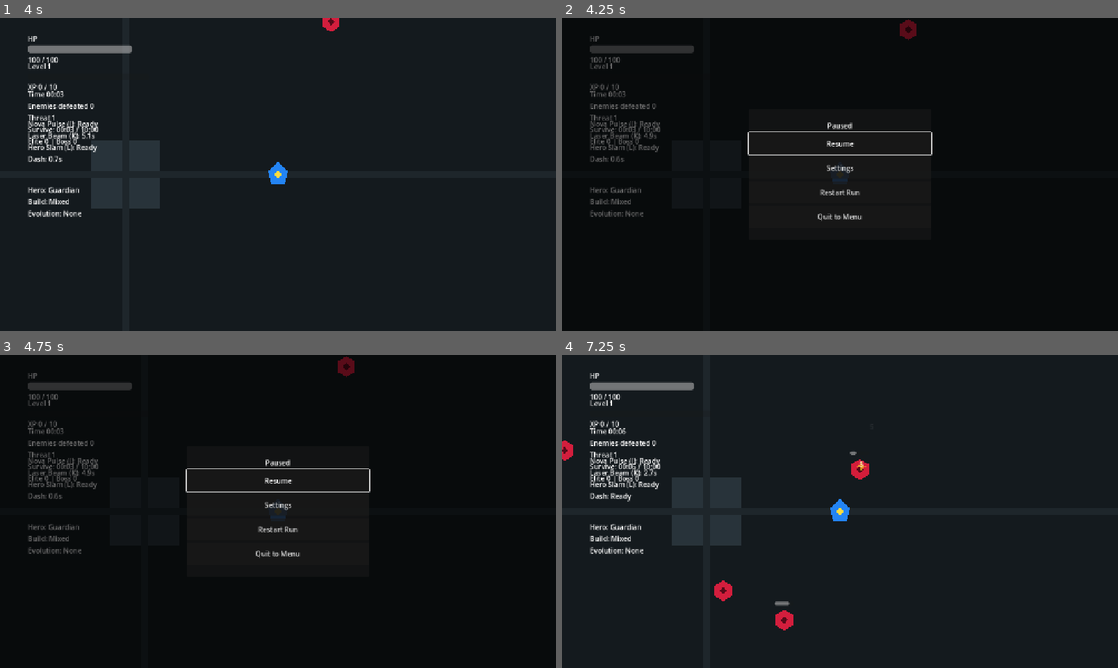
Above: before the commit, frames 1-4 (two rows, left to right).
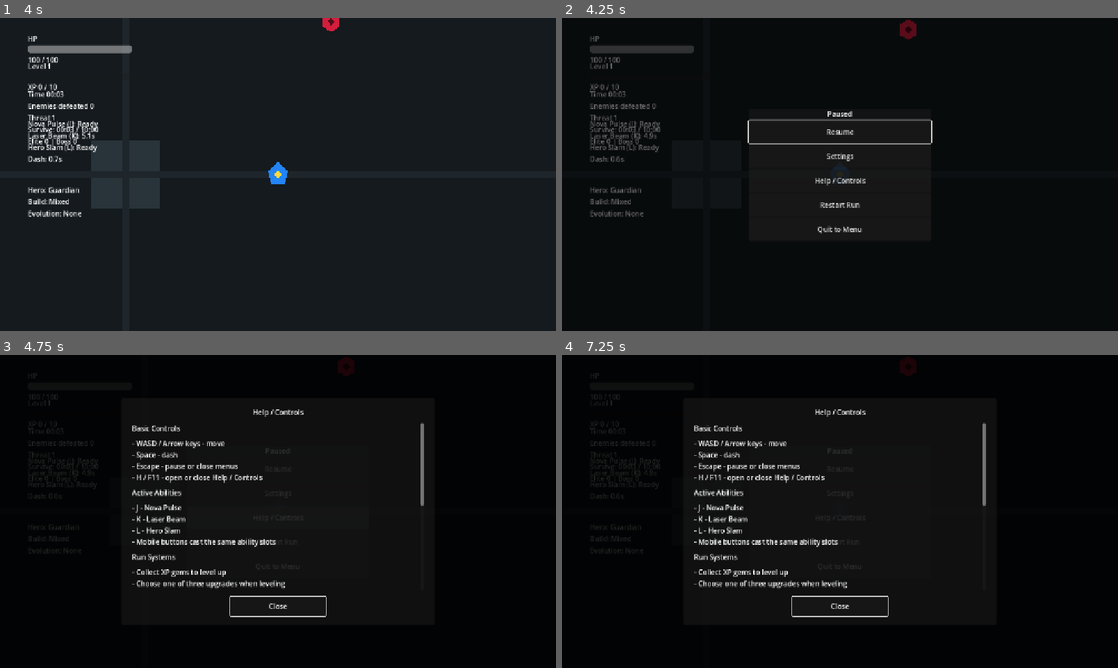
Above: after the commit, the same moments.

Repository: StanisRyz/SuperHeroes
Game: Godot game, scene res://scenes/game/Arena.tscn
Same seed, same stepped clock (60 frames per second), same inputs: the game is played once before the commit and once after it. This scene is started directly instead of the project's main scene.
Inputs (mouse positions are in pixels of both pictures, inside the frame that each line leads up to):
- Up to frame 1 (4 s): tap Enter at 0.5, 3.5 s; move the mouse to (400, 158) at 0.52 s; hold D (move_right) 0.53-1.25 s; hold Space (dash) 0.53-1.25 s; click (400, 158) at 0.67 s; drag from (166, 190) to (278, 174) at 1.27 s; tap Space (dash) at 2, 2.3 s; move the mouse to (333, 105) at 2.02 s; hold D (move_right) 2.03-2.75 s; hold K (ability_2) 2.03-2.75 s; click (333, 105) at 2.17 s; drag from (250, 237) to (111, 127) at 2.77 s; move the mouse to (444, 221) at 3.52 s; hold Left (move_left) from 3.53 s (still down); hold Space (dash) from 3.53 s (still down); click (444, 221) at 3.67 s
- Up to frame 2 (4.25 s): keep holding Left (move_left); keep holding Space (dash); tap Escape (pause) at 4.15 s
- Up to frame 3 (4.75 s): release Left (move_left) at 4.25 s; release Space (dash) at 4.25 s; click (278, 517) at 4.25 s, where only the run after the commit has a clickable "Help / Controls"
- Up to frame 4 (7.25 s): click "Restart Run" at 5 s; click (840, 542) at 5.75 s, where only the run after the commit has a clickable "Restart Run"; click (840, 542) at 6.5 s, where only the run after the commit has a clickable "Restart Run"

Frame 1 is identical in both runs. In frame 2, 1.4% of the frame differs, in the area x 33-67%, y 29-69%; in frame 3, 5.2%; in frame 4, 65%, in the area x 0-100%, y 0-100%.

Commit message:
Add controls help overlay.
Adds a reusable ControlsHelpOverlay with keyboard, mobile, gameplay and debug control explanations. Wires Help/Controls access from MainMenu and PauseMenu, adds a help_toggle input action, handles gameplay pause behavior safely, and updates README.md, Agents.md and validation docs while preserving all gameplay, menu, debug, meta, stage and run systems.

Diff:
--- a/project.godot
+++ b/project.godot
@@ -73,6 +73,12 @@
 "events": [Object(InputEventKey,"resource_local_to_scene":false,"resource_name":"","device":0,"window_id":0,"alt_presse …(194 unchanged characters)…
 ]
 }
+help_toggle={
+"deadzone": 0.2,
+"events": [Object(InputEventKey,"resource_local_to_scene":false,"resource_name":"","device":0,"window_id":0,"alt_pressed":false,"shift_pressed":false,"ctrl_pressed":false,"meta_pressed":false,"pressed":false,"keycode":0,"physical_keycode":72,"key_label":0,"unicode":0,"location":0,"echo":false,"script":null)
+, Object(InputEventKey,"resource_local_to_scene":false,"resource_name":"","device":0,"window_id":0,"alt_pressed":false,"shift_pressed":false,"ctrl_pressed":false,"meta_pressed":false,"pressed":false,"keycode":0,"physical_keycode":4194346,"key_label":0,"unicode":0,"location":0,"echo":false,"script":null)
+]
+}
 debug_toggle={
 "deadzone": 0.2,
 "events": [Object(InputEventKey,"resource_local_to_scene":false,"resource_name":"","device":0,"window_id":0,"alt_presse …(194 unchanged characters)…
--- a/scenes/game/Arena.gd
+++ b/scenes/game/Arena.gd
@@ -45,9 +45,11 @@
 @onready var miniboss_health_bar: Node = get_node_or_null("MinibossHealthBar")
 @onready var boss_health_bar: Node = get_node_or_null("BossHealthBar")
 @onready var victory_screen: Node = get_node_or_null("VictoryScreen")
+@onready var controls_help_overlay: Node = get_node_or_null("ControlsHelpOverlay")
 
 var _debug_stats_overlay: Node = null
 var _debug_powerup_cycle_index: int = 0
+var _help_overlay_paused_game: bool = false
 const DEBUG_POWERUP_CYCLE: Array = ["heal", "shield", "bomb", "magnet_burst", "move_speed_boost", "attack_speed_boost"]
 const DEBUG_KILL_RADIUS: float = 500.0
 const DEBUG_XP_AMOUNT: int = 50
@@ -146,6 +148,7 @@
 	_setup_run_lifecycle()
 	_setup_pause_menu()
 	_setup_settings_menu()
+	_setup_controls_help_overlay()
 	_setup_debug_flow()
 	_setup_event_director()
 
@@ -382,6 +385,8 @@
 		pause_menu.quit_to_menu_requested.connect(_on_pause_quit_to_menu_requested)
 	if pause_menu.has_signal("settings_requested") and not pause_menu.settings_requested.is_connected(_on_pause_settings_requested):
 		pause_menu.settings_requested.connect(_on_pause_settings_requested)
+	if pause_menu.has_signal("help_requested") and not pause_menu.help_requested.is_connected(_on_pause_help_requested):
+		pause_menu.help_requested.connect(_on_pause_help_requested)
 	if pause_menu.has_method("setup_audio_manager"):
 		pause_menu.setup_audio_manager(audio_manager)
 
@@ -393,6 +398,14 @@
 
 	if settings_menu.has_method("setup"):
 		settings_menu.setup(settings_manager, audio_manager)
+
+
+func _setup_controls_help_overlay() -> void:
+	if controls_help_overlay == null:
+		push_warning("Arena could not find ControlsHelpOverlay node.")
+		return
+	if controls_help_overlay.has_signal("closed") and not controls_help_overlay.closed.is_connected(_on_controls_help_closed):
+		controls_help_overlay.closed.connect(_on_controls_help_closed)
 
 
 func _setup_event_director() -> void:
@@ -746,6 +759,11 @@
 		])
 
 	if not event.pressed:
+		return
+
+	if event.is_action_pressed("help_toggle"):
+		_toggle_controls_help_from_input()
+		get_viewport().set_input_as_handled()
 		return
 
 	var handled_debug_key := false
@@ -812,6 +830,9 @@
 
 
 func _unhandled_input(event: InputEvent) -> void:
+	if _is_controls_help_open():
+		get_viewport().set_input_as_handled()
+		return
 	if event.is_action_pressed("pause"):
 		_request_pause_menu()
 		get_viewport().set_input_as_handled()
@@ -860,7 +881,7 @@
 
 
 func _request_pause_menu() -> void:
-	if get_tree().paused or _is_player_dead() or _is_level_up_visible() or _is_game_over_visible() or _is_victory_visible():
+	if get_tree().paused or _is_player_dead() or _is_level_up_visible() or _is_game_over_visible() or _is_victory_visible() or _is_controls_help_open():
 		return
 
 	get_tree().paused = true
@@ -892,6 +913,39 @@
 func _on_pause_settings_requested() -> void:
 	if settings_menu != null and settings_menu.has_method("open"):
 		settings_menu.open()
+
+
+func _on_pause_help_requested() -> void:
+	_open_controls_help(true)
+
+
+func _toggle_controls_help_from_input() -> void:
+	if _is_controls_help_open():
+		if controls_help_overlay != null and controls_help_overlay.has_method("close"):
+			controls_help_overlay.close()
+		return
+	if _is_controls_help_blocked():
+		return
+	_open_controls_help(true)
+
+
+func _open_controls_help(should_pause: bool) -> void:
+	if controls_help_overlay == null or not controls_help_overlay.has_method("open"):
+		return
+	if _is_controls_help_blocked():
+		return
+
+	_help_overlay_paused_game = should_pause and not get_tree().paused
+	if should_pause and not get_tree().paused:
+		get_tree().paused = true
+		_reset_mobile_controls()
+	controls_help_overlay.open()
+
+
+func _on_controls_help_closed() -> void:
+	if _help_overlay_paused_game and not _is_controls_help_blocked():
+		get_tree().paused = false
+	_help_overlay_paused_game = false
 
 
 func _on_debug_mode_changed(enabled: bool) -> void:
@@ -1128,6 +1182,22 @@
 	return level_up_screen != null and level_up_screen.visible
 
 
+func _is_controls_help_open() -> bool:
+	return controls_help_overlay != null and controls_help_overlay.visible
+
+
+func _is_controls_help_blocked() -> bool:
+	return _is_player_dead() or _is_level_up_visible() or _is_game_over_visible() or _is_victory_visible() or _is_settings_visible() or _is_evolution_reward_visible()
+
+
+func _is_settings_visible() -> bool:
+	return settings_menu != null and settings_menu.visible
+
+
+func _is_evolution_reward_visible() -> bool:
+	return evolution_reward_screen != null and evolution_reward_screen.visible
+
+
 func _reset_mobile_controls() -> void:
 	if mobile_controls != null and mobile_controls.has_method("reset_controls"):
 		mobile_controls.reset_controls()
--- a/scenes/game/Arena.tscn
+++ b/scenes/game/Arena.tscn
@@ -24,6 +24,7 @@
 [ext_resource type="PackedScene" path="res://scenes/game/GameplayTuning.tscn" id="20_gameplay_tuning"]
 [ext_resource type="PackedScene" path="res://scenes/evolution/EvolutionManager.tscn" id="21_evolution_manager"]
 [ext_resource type="PackedScene" path="res://scenes/ui/EvolutionRewardScreen.tscn" id="22_evolution_reward_screen"]
+[ext_resource type="PackedScene" path="res://scenes/ui/ControlsHelpOverlay.tscn" id="24_controls_help_overlay"]
 
 [node name="Arena" type="Node2D"]
 script = ExtResource("1_arena_script")
@@ -95,3 +96,5 @@
 [node name="BossHealthBar" parent="." instance=ExtResource("23_boss_health_bar")]
 
 [node name="VictoryScreen" parent="." instance=ExtResource("19_victory_screen")]
+
+[node name="ControlsHelpOverlay" parent="." instance=ExtResource("24_controls_help_overlay")]
--- a/scenes/main/Main.gd
+++ b/scenes/main/Main.gd
@@ -22,6 +22,7 @@
 var _pending_action: String = ""
 
 @onready var settings_menu: Node = get_node_or_null("SettingsMenu")
+@onready var controls_help_overlay: Node = get_node_or_null("ControlsHelpOverlay")
 
 
 func _ready() -> void:
@@ -41,6 +42,10 @@
 
 	if settings_menu != null and settings_menu.has_method("setup"):
 		settings_menu.setup(settings_manager, audio_manager)
+
+	if controls_help_overlay != null and controls_help_overlay.has_signal("closed"):
+		if not controls_help_overlay.closed.is_connected(_on_controls_help_closed):
+			controls_help_overlay.closed.connect(_on_controls_help_closed)
 
 	_init_meta_progression_manager()
 	_init_post_run_rewards_screen()
@@ -126,6 +131,22 @@
 		main_menu.settings_requested.connect(_open_settings_menu)
 	if main_menu.has_signal("meta_shop_requested") and not main_menu.meta_shop_requested.is_connected(_open_meta_shop):
 		main_menu.meta_shop_requested.connect(_open_meta_shop)
+	if main_menu.has_signal("help_requested") and not main_menu.help_requested.is_connected(_open_controls_help):
+		main_menu.help_requested.connect(_open_controls_help)
+
+
+func _input(event: InputEvent) -> void:
+	if current_run != null:
+		return
+	if not event.is_action_pressed("help_toggle"):
+		return
+	if event is InputEventKey and event.echo:
+		return
+	if _is_settings_open() or _is_meta_shop_open():
+		return
+
+	_toggle_controls_help()
+	get_viewport().set_input_as_handled()
 
 
 func _show_character_select() -> void:
@@ -308,6 +329,28 @@
 		settings_menu.hide()
 
 
+func _open_controls_help() -> void:
+	if controls_help_overlay != null and controls_help_overlay.has_method("open"):
+		controls_help_overlay.open()
+
+
+func _toggle_controls_help() -> void:
+	if controls_help_overlay != null and controls_help_overlay.has_method("toggle"):
+		controls_help_overlay.toggle()
+
+
+func _on_controls_help_closed() -> void:
+	pass
+
+
+func _is_settings_open() -> bool:
+	return settings_menu != null and settings_menu.visible
+
+
+func _is_meta_shop_open() -> bool:
+	return meta_upgrade_shop != null and meta_upgrade_shop.visible
+
+
 func _open_meta_shop() -> void:
 	if meta_upgrade_shop == null:
 		push_warning("Main: MetaUpgradeShop not initialized.")
--- a/scenes/main/Main.tscn
+++ b/scenes/main/Main.tscn
@@ -10,6 +10,7 @@
 [ext_resource type="PackedScene" path="res://scenes/ui/CharacterSelect.tscn" id="7_character_select"]
 [ext_resource type="PackedScene" path="res://scenes/stages/StageDataProvider.tscn" id="8_stage_data_provider"]
 [ext_resource type="PackedScene" path="res://scenes/ui/StageSelect.tscn" id="9_stage_select"]
+[ext_resource type="PackedScene" path="res://scenes/ui/ControlsHelpOverlay.tscn" id="10_controls_help_overlay"]
 
 [node name="Main" type="Node"]
 script = ExtResource("1_main_script")
@@ -29,3 +30,5 @@
 [node name="StageDataProvider" parent="." instance=ExtResource("8_stage_data_provider")]
 
 [node name="StageSelect" parent="." instance=ExtResource("9_stage_select")]
+
+[node name="ControlsHelpOverlay" parent="." instance=ExtResource("10_controls_help_overlay")]
--- /dev/null
+++ b/scenes/ui/ControlsHelpContent.gd
@@ -0,0 +1,57 @@
+extends RefCounted
+
+
+static func get_sections() -> Array[Dictionary]:
+	return [
+		{
+			"title": "Basic Controls",
+			"lines": [
+				"WASD / Arrow keys - move",
+				"Space - dash",
+				"Escape - pause or close menus",
+				"H / F11 - open or close Help / Controls"
+			]
+		},
+		{
+			"title": "Active Abilities",
+			"lines": [
+				"J - Nova Pulse",
+				"K - Laser Beam",
+				"L - Hero Slam",
+				"Mobile buttons cast the same ability slots"
+			]
+		},
+		{
+			"title": "Run Systems",
+			"lines": [
+				"Collect XP gems to level up",
+				"Choose one of three upgrades when leveling",
+				"Powerups can heal, shield, damage, magnetize XP, or boost stats",
+				"Survive until the final boss objective, then defeat the boss"
+			]
+		},
+		{
+			"title": "Meta / Progression",
+			"lines": [
+				"Select a hero and stage before a run",
+				"Run rewards grant local training currency after victory or defeat",
+				"Training upgrades apply to future runs only"
+			]
+		},
+		{
+			"title": "Debug Mode",
+			"lines": [
+				"F12 / F10 - toggle Debug Mode",
+				"F1 / F2 - debug level up while Debug Mode is on",
+				"F3-F9 - validation tools while Debug Mode is on"
+			]
+		},
+		{
+			"title": "Mobile Controls",
+			"lines": [
+				"Virtual joystick moves the hero",
+				"Ability buttons show cooldown text",
+				"Pause button opens the same pause menu"
+			]
+		}
+	]
--- /dev/null
+++ b/scenes/ui/ControlsHelpOverlay.gd
@@ -0,0 +1,140 @@
+extends CanvasLayer
+
+signal closed
+
+const ControlsHelpContent = preload("res://scenes/ui/ControlsHelpContent.gd")
+
+var _close_button: Button
+
+
+func _ready() -> void:
+	layer = 40
+	process_mode = Node.PROCESS_MODE_ALWAYS
+	_build_ui()
+	hide()
+
+
+func open() -> void:
+	show()
+	if _close_button != null:
+		_close_button.grab_focus()
+
+
+func close() -> void:
+	if not visible:
+		return
+	hide()
+	closed.emit()
+
+
+func toggle() -> void:
+	if visible:
+		close()
+	else:
+		open()
+
+
+func is_open() -> bool:
+	return visible
+
+
+func _input(event: InputEvent) -> void:
+	if not visible:
+		return
+
+	if event is InputEventKey and event.pressed and not event.echo:
+		if event.is_action_pressed("ui_cancel") or event.is_action_pressed("pause") or event.is_action_pressed("help_toggle"):
+			close()
+			get_viewport().set_input_as_handled()
+			return
+
+
+func _build_ui() -> void:
+	var root := Control.new()
+	root.name = "Root"
+	root.set_anchors_preset(Control.PRESET_FULL_RECT)
+	root.mouse_filter = Control.MOUSE_FILTER_STOP
+	add_child(root)
+
+	var dimmer := ColorRect.new()
+	dimmer.name = "Dimmer"
+	dimmer.set_anchors_preset(Control.PRESET_FULL_RECT)
+	dimmer.color = Color(0.0, 0.0, 0.0, 0.68)
+	dimmer.mouse_filter = Control.MOUSE_FILTER_STOP
+	root.add_child(dimmer)
+
+	var panel := PanelContainer.new()
+	panel.name = "Panel"
+	panel.set_anchors_preset(Control.PRESET_CENTER)
+	panel.offset_left = -360.0
+	panel.offset_top = -260.0
+	panel.offset_right = 360.0
+	panel.offset_bottom = 260.0
+	panel.mouse_filter = Control.MOUSE_FILTER_STOP
+	root.add_child(panel)
+
+	var margin := MarginContainer.new()
+	margin.name = "Margin"
+	margin.add_theme_constant_override("margin_left", 24)
+	margin.add_theme_constant_override("margin_top", 20)
+	margin.add_theme_constant_override("margin_right", 24)
+	margin.add_theme_constant_override("margin_bottom", 20)
+	panel.add_child(margin)
+
+	var layout := VBoxContainer.new()
+	layout.name = "Layout"
+	layout.add_theme_constant_override("separation", 14)
+	margin.add_child(layout)
+
+	var title := Label.new()
+	title.name = "TitleLabel"
+	title.text = "Help / Controls"
+	title.horizontal_alignment = HORIZONTAL_ALIGNMENT_CENTER
+	layout.add_child(title)
+
+	var scroll := ScrollContainer.new()
+	scroll.name = "ScrollContainer"
+	scroll.custom_minimum_size = Vector2(640.0, 360.0)
+	scroll.horizontal_scroll_mode = ScrollContainer.SCROLL_MODE_DISABLED
+	scroll.size_flags_vertical = Control.SIZE_EXPAND_FILL
+	layout.add_child(scroll)
+
+	var content := VBoxContainer.new()
+	content.name = "Content"
+	content.size_flags_horizontal = Control.SIZE_EXPAND_FILL
+	content.add_theme_constant_override("separation", 12)
+	scroll.add_child(content)
+
+	for section: Dictionary in ControlsHelpContent.get_sections():
+		_add_section(content, str(section.get("title", "")), section.get("lines", []))
+
+	_close_button = Button.new()
+	_close_button.name = "CloseButton"
+	_close_button.custom_minimum_size = Vector2(220.0, 44.0)
+	_close_button.text = "Close"
+	_close_button.size_flags_horizontal = Control.SIZE_SHRINK_CENTER
+	layout.add_child(_close_button)
+	_close_button.pressed.connect(_on_close_button_pressed)
+
+
+func _add_section(parent: VBoxContainer, title_text: String, lines: Array) -> void:
+	var title := Label.new()
+	title.text = title_text
+	title.horizontal_alignment = HORIZONTAL_ALIGNMENT_LEFT
+	parent.add_child(title)
+
+	var body := Label.new()
+	body.autowrap_mode = TextServer.AUTOWRAP_WORD_SMART
+	body.text = _format_lines(lines)
+	parent.add_child(body)
+
+
+func _format_lines(lines: Array) -> String:
+	var formatted: Array[String] = []
+	for line in lines:
+		formatted.append("- %s" % str(line))
+	return "\n".join(formatted)
+
+
+func _on_close_button_pressed() -> void:
+	close()
--- /dev/null
+++ b/scenes/ui/ControlsHelpOverlay.tscn
@@ -0,0 +1,8 @@
+[gd_scene load_steps=2 format=3 uid="uid://controls_help_overlay_superheroes"]
+
+[ext_resource type="Script" path="res://scenes/ui/ControlsHelpOverlay.gd" id="1_controls_help_overlay_script"]
+
+[node name="ControlsHelpOverlay" type="CanvasLayer"]
+process_mode = 3
+visible = false
+script = ExtResource("1_controls_help_overlay_script")
--- a/scenes/ui/MainMenu.gd
+++ b/scenes/ui/MainMenu.gd
@@ -4,12 +4,14 @@
 signal quit_requested
 signal settings_requested
 signal meta_shop_requested
+signal help_requested
 
 var settings_manager: Node
 var audio_manager: Node
 
 @onready var start_button: Button = get_node_or_null("Root/Panel/VBoxContainer/StartButton")
 @onready var settings_button: Button = get_node_or_null("Root/Panel/VBoxContainer/SettingsButton")
+@onready var help_button: Button = get_node_or_null("Root/Panel/VBoxContainer/HelpButton")
 @onready var training_button: Button = get_node_or_null("Root/Panel/VBoxContainer/TrainingButton")
 @onready var quit_button: Button = get_node_or_null("Root/Panel/VBoxContainer/QuitButton")
 
@@ -27,6 +29,11 @@
 		push_warning("MainMenu could not find SettingsButton.")
 	elif not settings_button.pressed.is_connected(_on_settings_button_pressed):
 		settings_button.pressed.connect(_on_settings_button_pressed)
+
+	if help_button == null:
+		push_warning("MainMenu could not find HelpButton.")
+	elif not help_button.pressed.is_connected(_on_help_button_pressed):
+		help_button.pressed.connect(_on_help_button_pressed)
 
 	if training_button != null and not training_button.pressed.is_connected(_on_training_button_pressed):
 		training_button.pressed.connect(_on_training_button_pressed)
@@ -50,6 +57,11 @@
 	settings_requested.emit()
 
 
+func _on_help_button_pressed() -> void:
+	_play_ui_click()
+	help_requested.emit()
+
+
 func _on_training_button_pressed() -> void:
 	_play_ui_click()
 	meta_shop_requested.emit()
--- a/scenes/ui/MainMenu.tscn
+++ b/scenes/ui/MainMenu.tscn
@@ -60,6 +60,11 @@
 layout_mode = 2
 text = "Settings"
 
+[node name="HelpButton" type="Button" parent="Root/Panel/VBoxContainer"]
+custom_minimum_size = Vector2(320, 48)
+layout_mode = 2
+text = "Help / Controls"
+
 [node name="TrainingButton" type="Button" parent="Root/Panel/VBoxContainer"]
 custom_minimum_size = Vector2(320, 48)
 layout_mode = 2
--- a/scenes/ui/PauseMenu.gd
+++ b/scenes/ui/PauseMenu.gd
@@ -4,11 +4,13 @@
 signal restart_requested
 signal quit_to_menu_requested
 signal settings_requested
+signal help_requested
 
 var audio_manager: Node
 
 @onready var resume_button: Button = get_node_or_null("Root/Panel/VBoxContainer/ResumeButton")
 @onready var settings_button: Button = get_node_or_null("Root/Panel/VBoxContainer/SettingsButton")
+@onready var help_button: Button = get_node_or_null("Root/Panel/VBoxContainer/HelpButton")
 @onready var restart_button: Button = get_node_or_null("Root/Panel/VBoxContainer/RestartButton")
 @onready var quit_button: Button = get_node_or_null("Root/Panel/VBoxContainer/QuitButton")
 
@@ -26,6 +28,11 @@
 		push_warning("PauseMenu could not find SettingsButton.")
 	elif not settings_button.pressed.is_connected(_on_settings_button_pressed):
 		settings_button.pressed.connect(_on_settings_button_pressed)
+
+	if help_button == null:
+		push_warning("PauseMenu could not find HelpButton.")
+	elif not help_button.pressed.is_connected(_on_help_button_pressed):
+		help_button.pressed.connect(_on_help_button_pressed)
 
 	if restart_button == null:
 		push_warning("PauseMenu could not find RestartButton.")
@@ -62,6 +69,11 @@
 	settings_requested.emit()
 
 
+func _on_help_button_pressed() -> void:
+	_play_ui_click()
+	help_requested.emit()
+
+
 func _on_restart_button_pressed() -> void:
 	_play_ui_click()
 	restart_requested.emit()
--- a/scenes/ui/PauseMenu.tscn
+++ b/scenes/ui/PauseMenu.tscn
@@ -57,6 +57,11 @@
 layout_mode = 2
 text = "Settings"
 
+[node name="HelpButton" type="Button" parent="Root/Panel/VBoxContainer"]
+custom_minimum_size = Vector2(320, 52)
+layout_mode = 2
+text = "Help / Controls"
+
 [node name="RestartButton" type="Button" parent="Root/Panel/VBoxContainer"]
 custom_minimum_size = Vector2(320, 52)
 layout_mode = 2
Not shown: 1 places in scenes/game/Arena.tscn that only renumber resources
Not shown: 1 places in scenes/main/Main.tscn that only renumber resources
Not shown, added: scenes/ui/ControlsHelpContent.gd.uid
Not shown, added: scenes/ui/ControlsHelpOverlay.gd.uid
Not shown, changed: Agents.md
Not shown, changed: README.md
Not shown, changed: docs/validation/gameplay_validation.md
